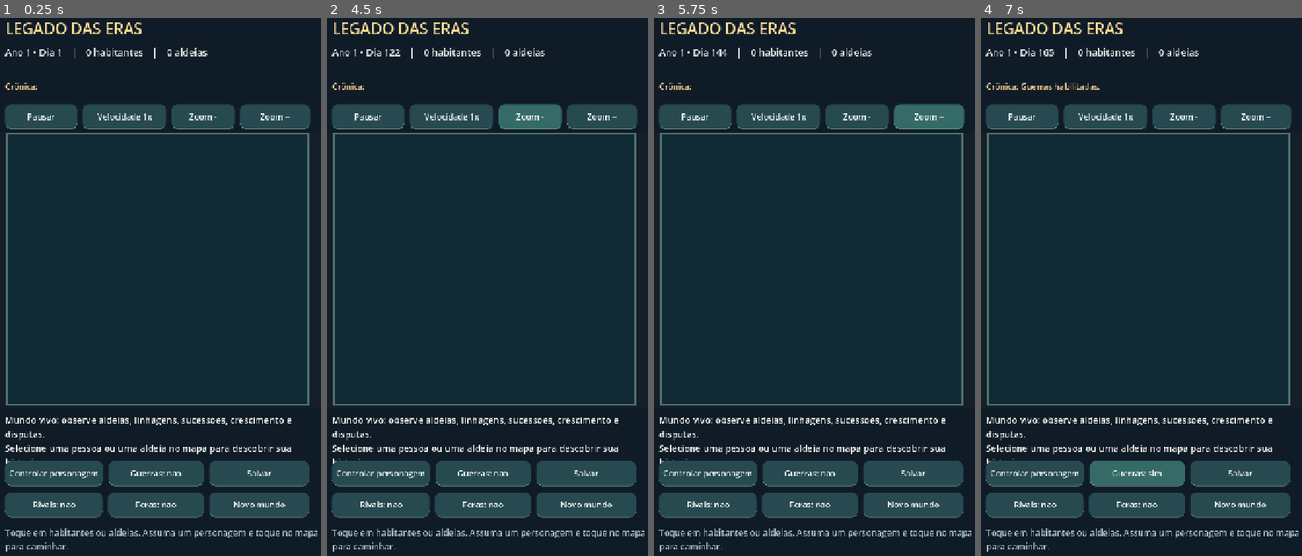
Above: before the commit, frames 1-4 (left to right).
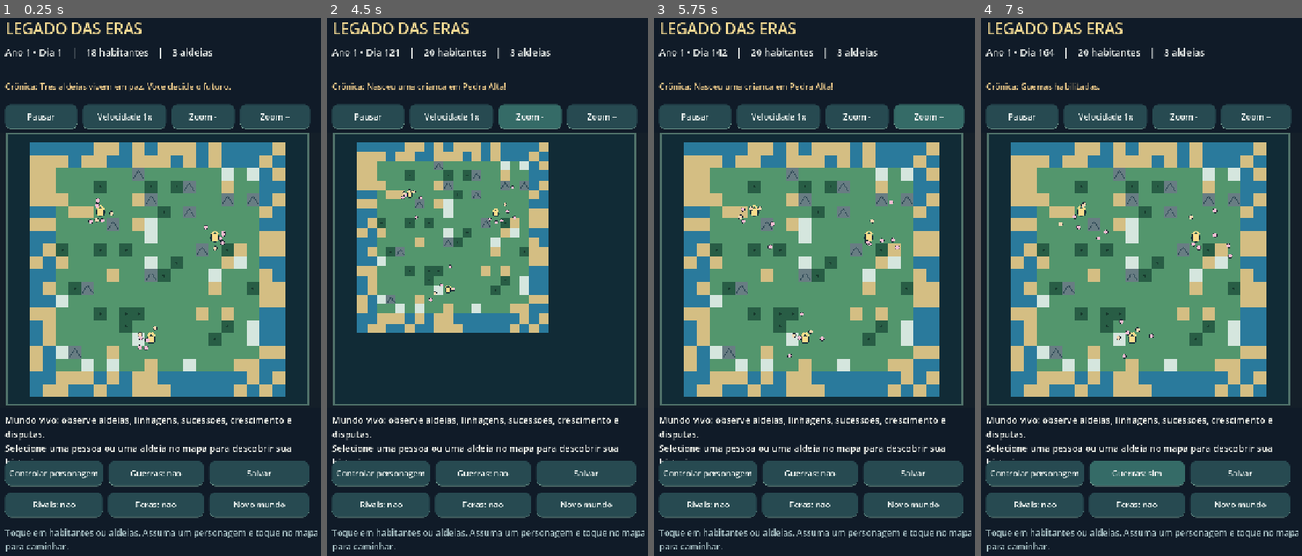
Above: after the commit, the same moments.

Repository: contateste123455667788994321-max/legados-das-eras
Game: Godot game, scene res://scenes/Main.tscn
Two runs of this game, one before a commit and one after it. Both use one fixed random seed, a clock stepped at 60 frames per second and the inputs below.
Inputs:
- Up to frame 1 (0.25 s): no input
- Up to frame 2 (4.5 s): click "Pausar" at 0.5 s; click "Retomar" at 1.25 s; click "Velocidade 1x" at 2 s; click "Velocidade 2x" at 2.75 s; click "Velocidade 4x" at 3.5 s; click "Zoom -" at 4.25 s
- Up to frame 3 (5.75 s): click "Zoom +" at 5 s
- Up to frame 4 (7 s): click "Controlar personagem" at 5.75 s; click "Guerras: nao" at 6.5 s

The runs differ from the first frame. In frame 1, 38% of the frame differs, in the area x 9-89%, y 5-71%; in frame 2, 22%; in frame 3, 38%; in frame 4, 38%.
Error before the commit: Parse Error: Cannot infer the type of "pop" variable because the value doesn't have a set type. (res://scripts/ai.gd:64)

Commit message:
fix: specify AI population type for Godot 4.4 parser

Diff:
--- a/scripts/ai.gd
+++ b/scripts/ai.gd
@@ -61,7 +61,7 @@
 		t["political_tension"] = 0.0
 
 func _manage_town(sim, town: Dictionary, step: float) -> void:
-	var pop := sim.active_population(int(town["id"]))
+	var pop: int = sim.active_population(int(town["id"]))
 	# Construcoes efetivamente consomem materiais e aumentam capacidade produtiva.
 	if pop > int(town["houses"]) * 5 and float(town["wood"]) >= 14.0:
 		town["wood"] = float(town["wood"]) - 14.0
